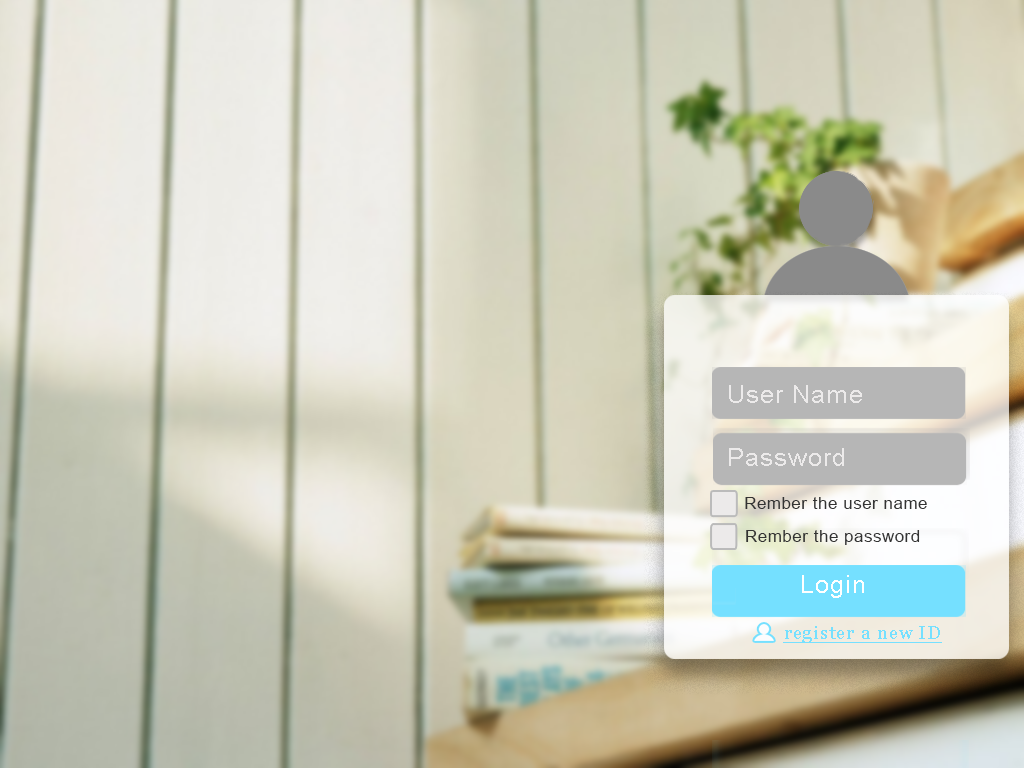
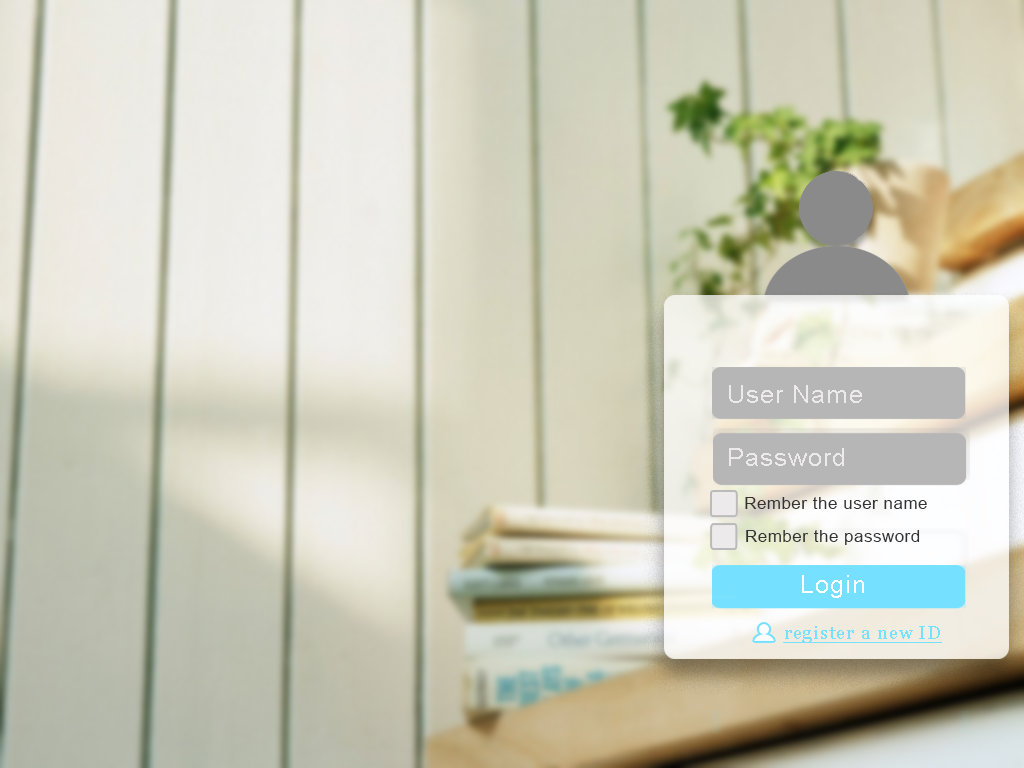
Two versions of the same layered image (1024 x 768). Layer-by-layer changes:
painted on "login_botton" over [712, 565, 969, 768]
